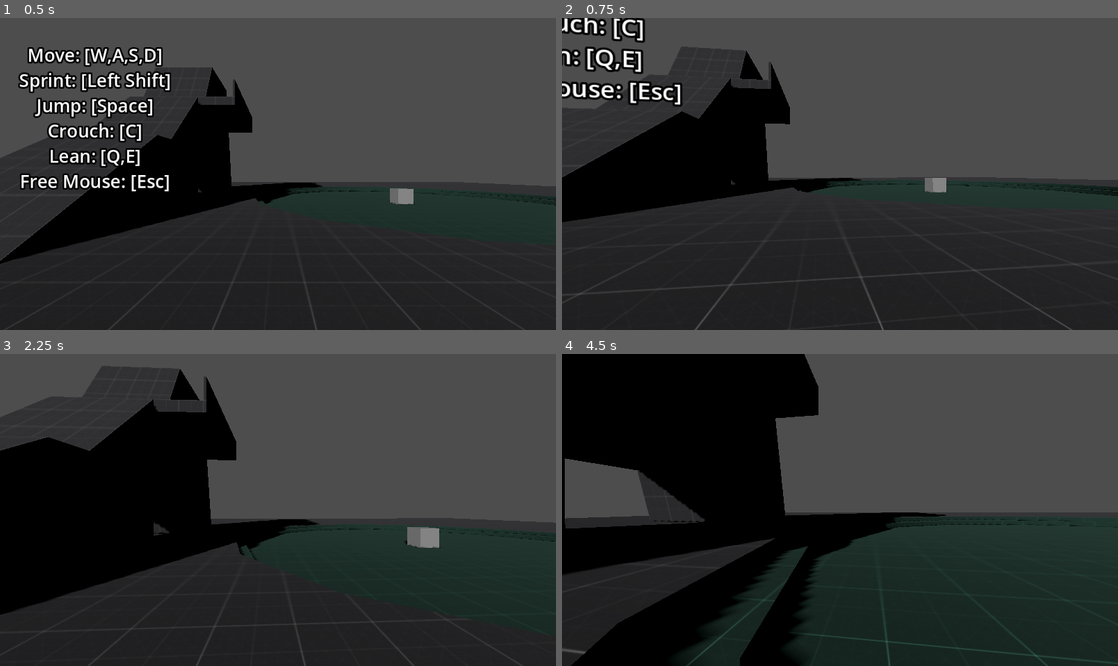
Above: before the commit, frames 1-4 (two rows, left to right).
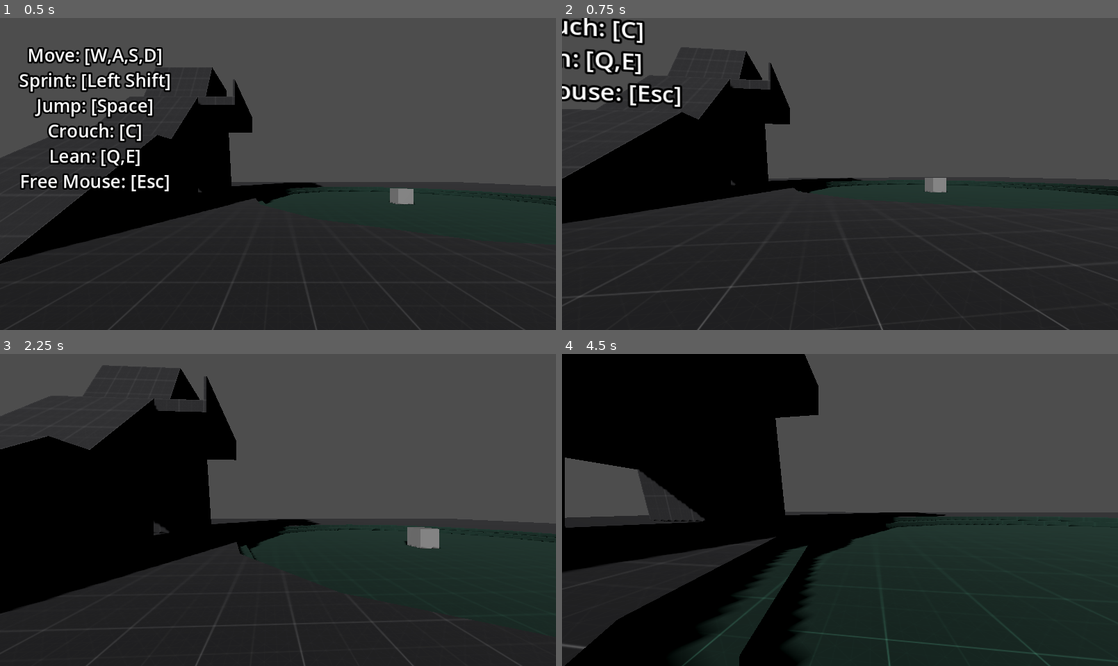
Above: after the commit, the same moments.

Repository: newengland-neighbor/data-driven-fp-controller
Game: Godot game, scene res://environments/prototyping_room/prototyping_room.tscn
Same seed, same stepped clock (60 frames per second), same inputs: the game is played once before the commit and once after it.
Inputs (mouse positions are in pixels of both pictures, inside the frame that each line leads up to):
- Up to frame 1 (0.5 s): no input
- Up to frame 2 (0.75 s): tap Enter at 0.5 s; move the mouse to (867, 174) at 0.52 s; hold W (move_forward) from 0.53 s (still down); hold C (crouch) from 0.53 s (still down)
- Up to frame 3 (2.25 s): keep holding W (move_forward); tap Space (jump) at 0.77, 1.52 s; move the mouse to (250, 510) at 1.27 s; release C (crouch) at 1.28 s; tap Shift (sprint) at 1.35 s; move the mouse to (289, 503) at 2.02 s; hold C (crouch) from 2.03 s (still down)
- Up to frame 4 (4.5 s): keep holding W (move_forward); move the mouse to (834, 516) at 2.77 s; release C (crouch) at 2.78 s; tap Shift (sprint) at 2.85, 4.35 s; tap Space (jump) at 3.02, 3.77 s; move the mouse to (878, 513) at 3.52 s; hold C (crouch) 3.53-4.28 s; move the mouse to (795, 506) at 4.27 s

Frame 1 is identical in both runs. In frame 2, 3.1% of the frame differs, in the area x 0-100%, y 0-100%; in frame 3, 0.3%; in frame 4, 1.4%.

Commit message:
Update fps_player_core_composition.tscn
fixed a bug where the player's headbob frequency value was set higher than its range would allow.

Diff:
--- a/entities/player/fps_player_core_composition.tscn
+++ b/entities/player/fps_player_core_composition.tscn
@@ -48,6 +48,7 @@
 [sub_resource type="Resource" id="Resource_yjan8"]
 script = ExtResource("10_yjan8")
 speed_modifier = 2.0
+omni_directional = true
 metadata/_custom_type_script = "uid://co7su8o0lbn30"
 
 [sub_resource type="CylinderShape3D" id="CylinderShape3D_onsno"]
@@ -85,7 +86,7 @@
 headbob_curves = Array[Curve]([SubResource("Curve_g0rj4"), SubResource("Curve_8yutd")])
 speed_gate = 0.0
 headbob_intensity = 0.5
-headbob_frequency = 4.0
+headbob_frequency = 0.25
 headbob_amount = 0.04
 fallkick_intensity = 1.5
 fall_kick_curve = SubResource("Curve_yjan8")
@@ -123,6 +124,5 @@
 top_level = true
 current = true
 script = ExtResource("8_xqmfj")
-cam_lerp_speed = 50.0
 camera_target = NodePath("../CameraTarget")
 components = Array[ExtResource("8_poec7")]([SubResource("Resource_g0rj4")])
